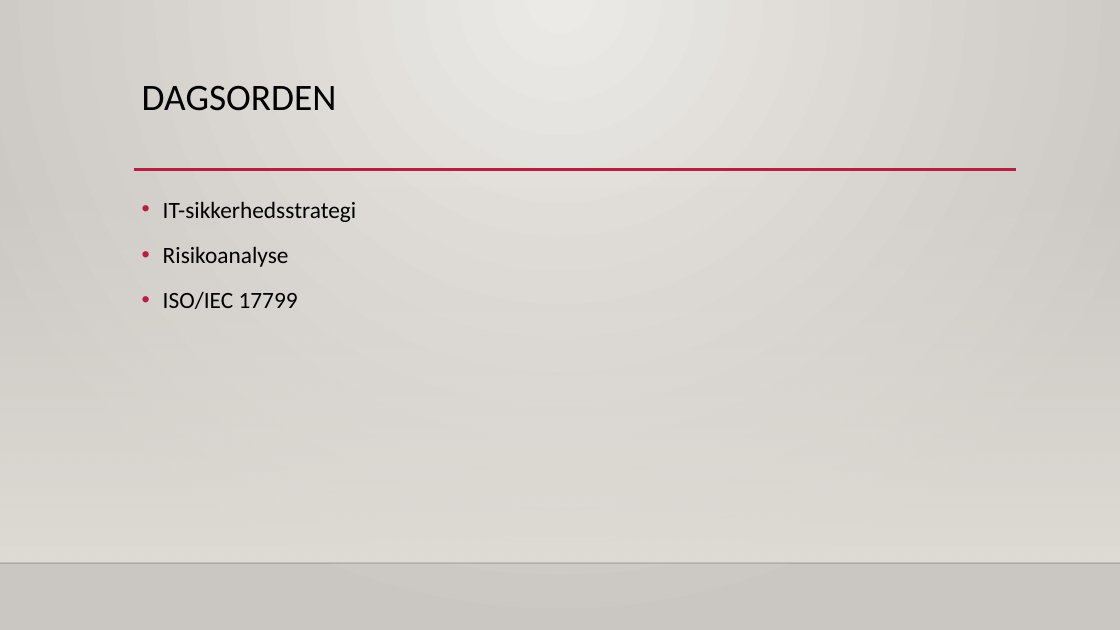
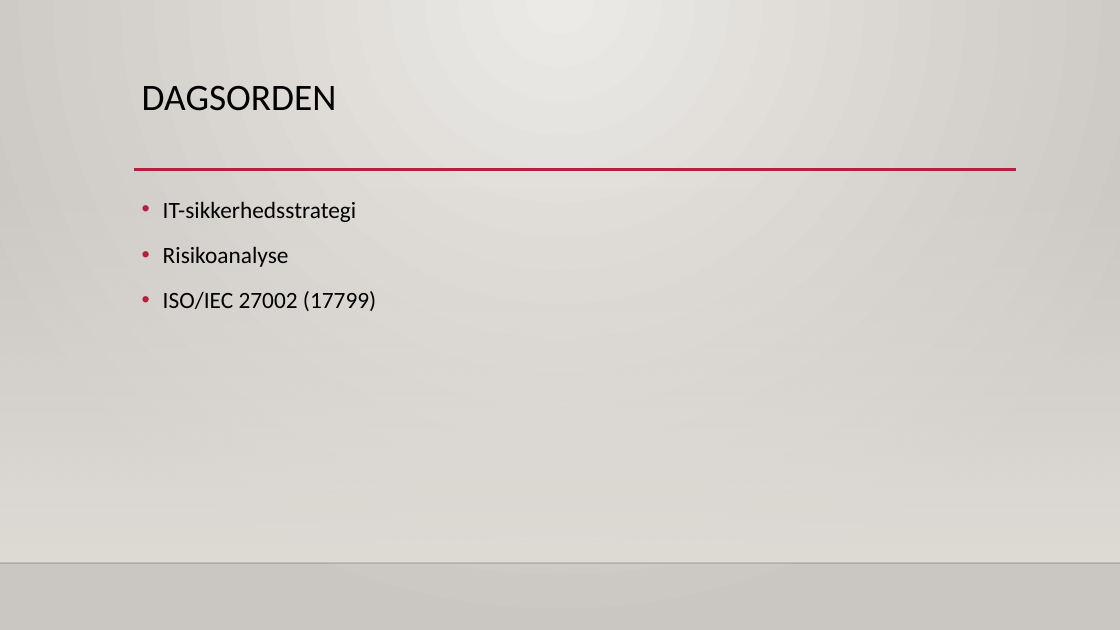
Before and after one commit to philipkaare/presentations, a slide deck: slide 2 of Smartlearning.dk/IT-sikkerhed - webinar 4.pptx. Drawn at 1120x630 pixels with LibreOffice and Linux fonts; fonts in the diff are those of the drawing; background and template pictures are left out. Boxes give left, top, right and bottom in pixels: in the first picture for what was removed or moved away, otherwise in the second. Text is boxed around its words. In the diff, an @@ line names an element or a change of style, - is before the commit and + after.

```diff
--- a/Smartlearning.dk/IT-sikkerhed - webinar 4.pptx
+++ b/Smartlearning.dk/IT-sikkerhed - webinar 4.pptx
@@ text at (x1=163, y1=291, x2=376, y2=311): text changed @@
-• ISO/IEC 17799
+• ISO/IEC 27002 (17799)
```
Also in this commit, not shown: 3 other slides changed, 2 slides added, 1 other file.
